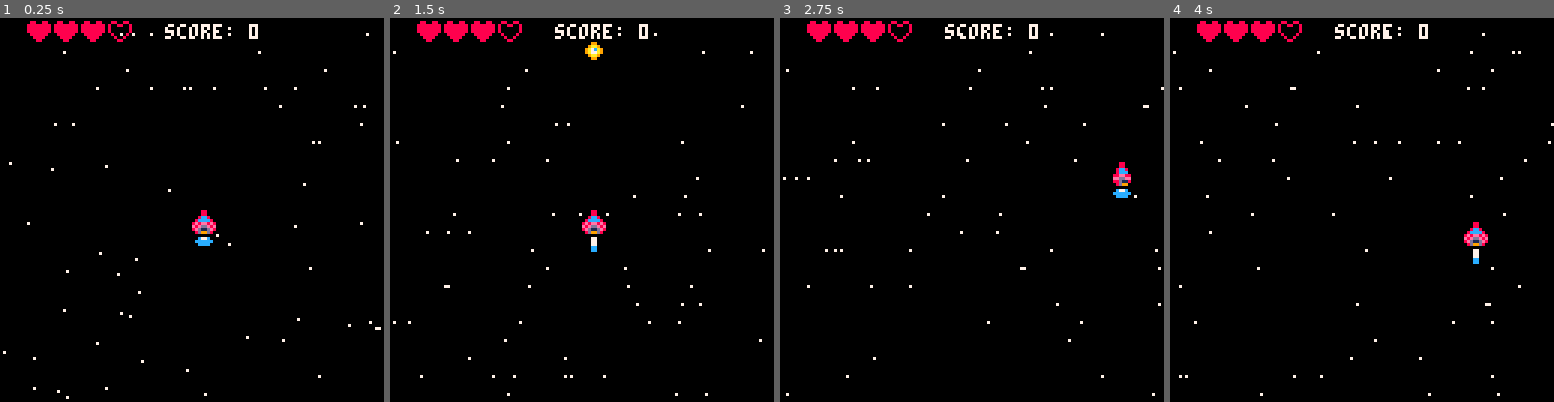
Above: before the commit, frames 1-4 (left to right).
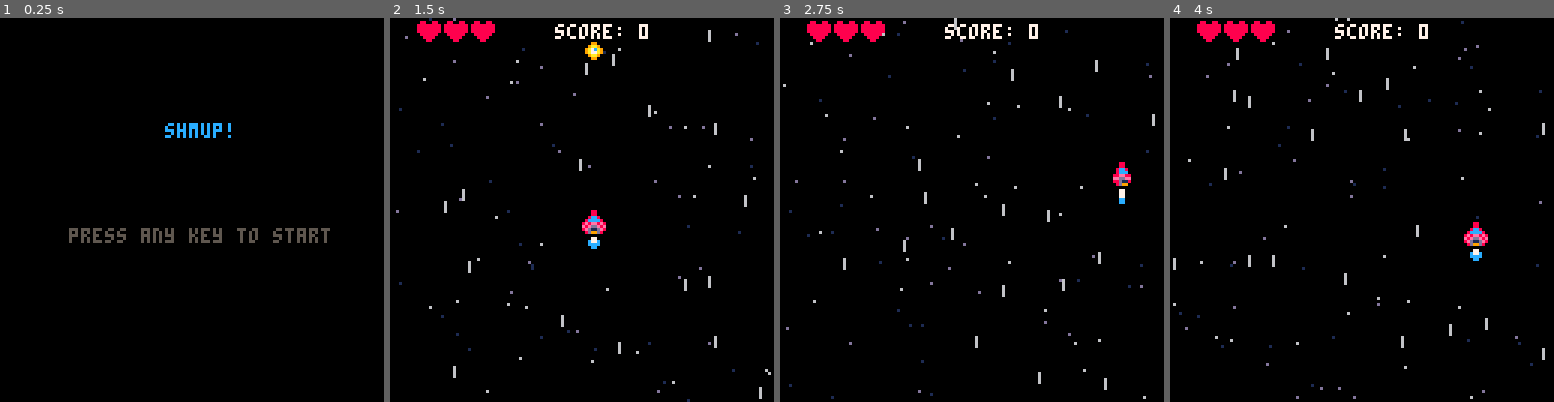
Above: after the commit, the same moments.

Repository: hpdobrica/pico-8
Game: PICO-8 cartridge carts/tuts/shmup.p8
Same seed, same stepped clock (60 frames per second), same inputs: the game is played once before the commit and once after it.
Inputs:
- Up to frame 1 (0.25 s): no input
- Up to frame 2 (1.5 s): tap X (X key) at 0.33, 1.07 s; tap O (Z key) at 0.7 s
- Up to frame 3 (2.75 s): hold Right 1.6-2.1 s; tap O (Z key) at 1.7, 2.1, 2.5 s; tap X (X key) at 1.85 s; hold Up 2.15-2.42 s; hold Right from 2.47 s (still down)
- Up to frame 4 (4 s): tap O (Z key) at 2.9, 3.3, 3.7 s; tap X (X key) at 2.97 s; release Right at 3.03 s; hold Left 3.08-3.58 s; hold Down 3.63-3.97 s

The runs differ from the first frame. In frame 1, 3.3% of the frame differs, in the area x 0-100%, y 0-100%; in frame 2, 1.4%; in frame 3, 1.5%; in frame 4, 1.5%.

Commit message:
shmup progress

Diff:
--- a/carts/tuts/shmup.p8
+++ b/carts/tuts/shmup.p8
@@ -4,40 +4,46 @@
 --main
 
 function _init()
-	starfield_generate()
-end
+	mode_start()
+end
+
+
 
 function _update()
-	ship_update()
-	bullet_update()
-	starfield_update()
-
-end
+	if modes[mode].update != nil then
+		modes[mode].update()
+	end
+end
+
 
 function _draw()
 	cls()
-	starfield_draw()
-	ship_draw()
-	bullet_draw()
-	ui_draw()
-end
+	if modes[mode].draw != nil then
+		modes[mode].draw()
+	end
+
+end
+
+
 
 
 -->8
 --ship
 
-ship = {
-	x=64,
-	y=64,
-	dx=0,
-	dy=0,
-	sprite=2,
-	engine={
-		sp={4,5,4,6,4},
-		i=0
+
+function ship_init()
+	ship = {
+		x=64,
+		y=64,
+		dx=0,
+		dy=0,
+		sprite=2,
+		engine={
+			sp={4,5,4,6,4},
+			i=0
+		}
 	}
-
-}
+end
 
 function animate_engine()
 
@@ -92,18 +98,17 @@
 -->8
 --bullet
 
-
-bullets = {}
-
-muzzle_size=0
-muzzle = {
-	current=0,
-	maximal=3
-}
-
-bullet_tpl = {
-	dy=-4
-}
+function bullets_init()
+	bullets = {}
+
+	muzzle_size=0
+	muzzle = {
+		current=0,
+		maximal=3
+	}
+
+	bullet_dy=-4
+end
 
 function bullet_update()
 
@@ -111,7 +116,7 @@
 		local b={
 			x=ship.x,
 			y=ship.y-5,
-			dy=bullet_tpl.dy
+			dy=bullet_dy
 		}
 		add(bullets,b)
 		muzzle.current = muzzle.maximal
@@ -148,13 +153,17 @@
 	end
 end
 -->8
--- ui
-
-score=0
-max_lives=4
-lives=3
-
-function ui_draw()
+-- game ui
+
+
+function game_ui_init()
+	score=0
+	max_lives=3
+	lives=3
+end
+
+
+function game_ui_draw()
 	for i=1,max_lives do
 		if i<=lives then
 			spr(32,9*i,1)
@@ -168,22 +177,24 @@
 -->8
 --starfield
 
-stars_n=64
-stars_speed=6
-stars={}
-
-function starfield_generate()
+
+
+function starfield_init()
+	stars_n=100
+	stars={}
+
  for i=1,stars_n do
  	add(stars,{
  		x=flr(rnd(128)),
- 		y=flr(rnd(128))
+ 		y=flr(rnd(128)),
+ 		s=rnd(2)+0.5
  	})
  end
 end
 
 function starfield_update()
 	for i=1,#stars do
- 	stars[i].y=stars[i].y+stars_speed
+ 	stars[i].y=stars[i].y+stars[i].s
  	if stars[i].y>128 then
  		stars[i].x=flr(rnd(128))
  		stars[i].y=-1
@@ -193,8 +204,94 @@
 
 function starfield_draw()
 	 for i=1,#stars do
-	 	pset(stars[i].x,stars[i].y)
+	 	local s=stars[i]
+	 	local c=6
+	 	if s.s < 1 then
+	 		c=1
+	 	elseif s.s <1.5 then
+	 		c=13
+	 	end
+
+	 	if s.s < 2 then
+	 		pset(s.x,s.y,c)
+	 	else
+	 		line(s.x,s.y,s.x,s.y-3,c)
+	 	end
 	 end
+end
+
+
+-->8
+--modes
+
+modes = {
+	start = {},
+	game = {},
+	over = {}
+}
+
+-- start
+function mode_start()
+	mode="start"
+	start_i=0
+	start_c={5,5,5,5,5,5,5,5,6,6,7,7,6,6,5,5}
+end
+
+modes.start.update = function()
+	start_i+=1
+	if start_i>#start_c then
+		start_i = 1
+	end
+	if btnp(4) or btnp(5) then
+		mode_game()
+	end
+end
+
+modes.start.draw = function()
+	print("shmup!",55,35,12)
+	print("press any key to start",23,70,start_c[start_i])
+end
+
+
+
+-- game
+function mode_game()
+	mode="game"
+	starfield_init()
+	ship_init()
+	bullets_init()
+	game_ui_init()
+end
+
+modes.game.update = function()
+	ship_update()
+	bullet_update()
+	starfield_update()
+
+end
+
+modes.game.draw=function()
+	starfield_draw()
+	ship_draw()
+	bullet_draw()
+	game_ui_draw()
+end
+
+-- over
+function mode_over()
+	mode="over"
+end
+
+modes.over.update = function()
+	if btnp(4) or btnp(5) then
+		mode_game()
+	end
+end
+
+modes.over.draw = function()
+	cls(8)
+	print("game over!",55,35,12)
+	print("press any key to continue",23,70,7)
 end
 
 
